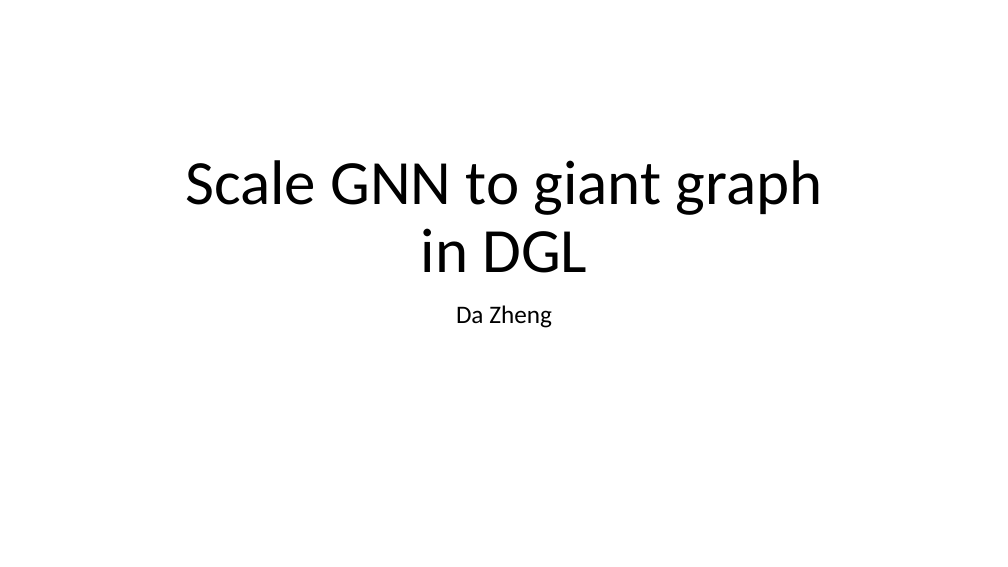
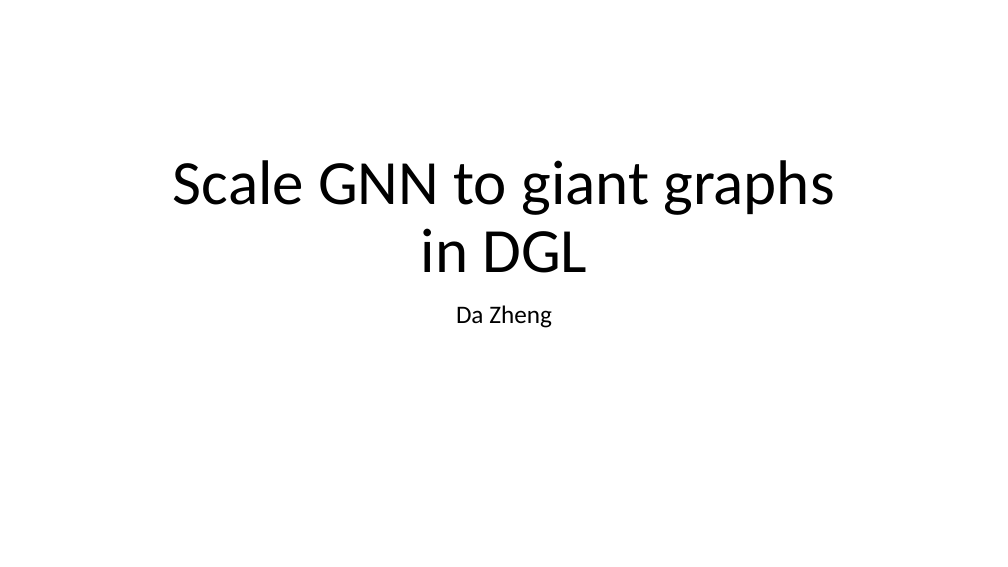
Before and after one commit to dglai/WWW20-Hands-on-Tutorial, a slide deck: slide 1 of large_graphs/sampling.pptx. Drawn at 1008x567 pixels with LibreOffice and Linux fonts; fonts in the diff are those of the drawing. Boxes give left, top, right and bottom in pixels: in the first picture for what was removed or moved away, otherwise in the second. Text is boxed around its words. In the diff, an @@ line names an element or a change of style, - is before the commit and + after.

```diff
--- a/large_graphs/sampling.pptx
+++ b/large_graphs/sampling.pptx
@@ title at bbox=[173, 160, 834, 273]: text changed @@
-Scale GNN to giant graph
-in DGL
+Scale GNN to giant graphs
+in DGL
```
Also in this commit, not shown: 4 other slides changed, 9 slides added, 1 slide removed.
